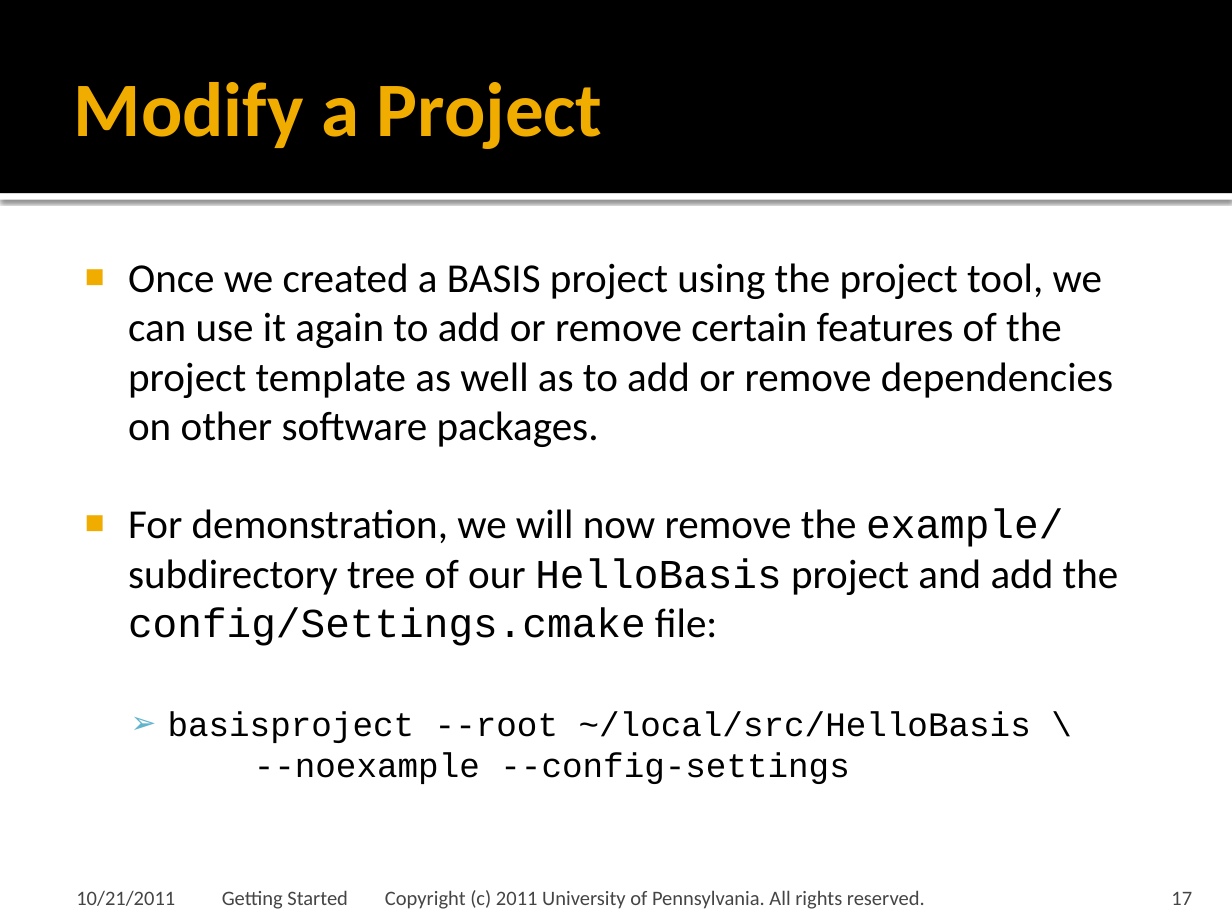
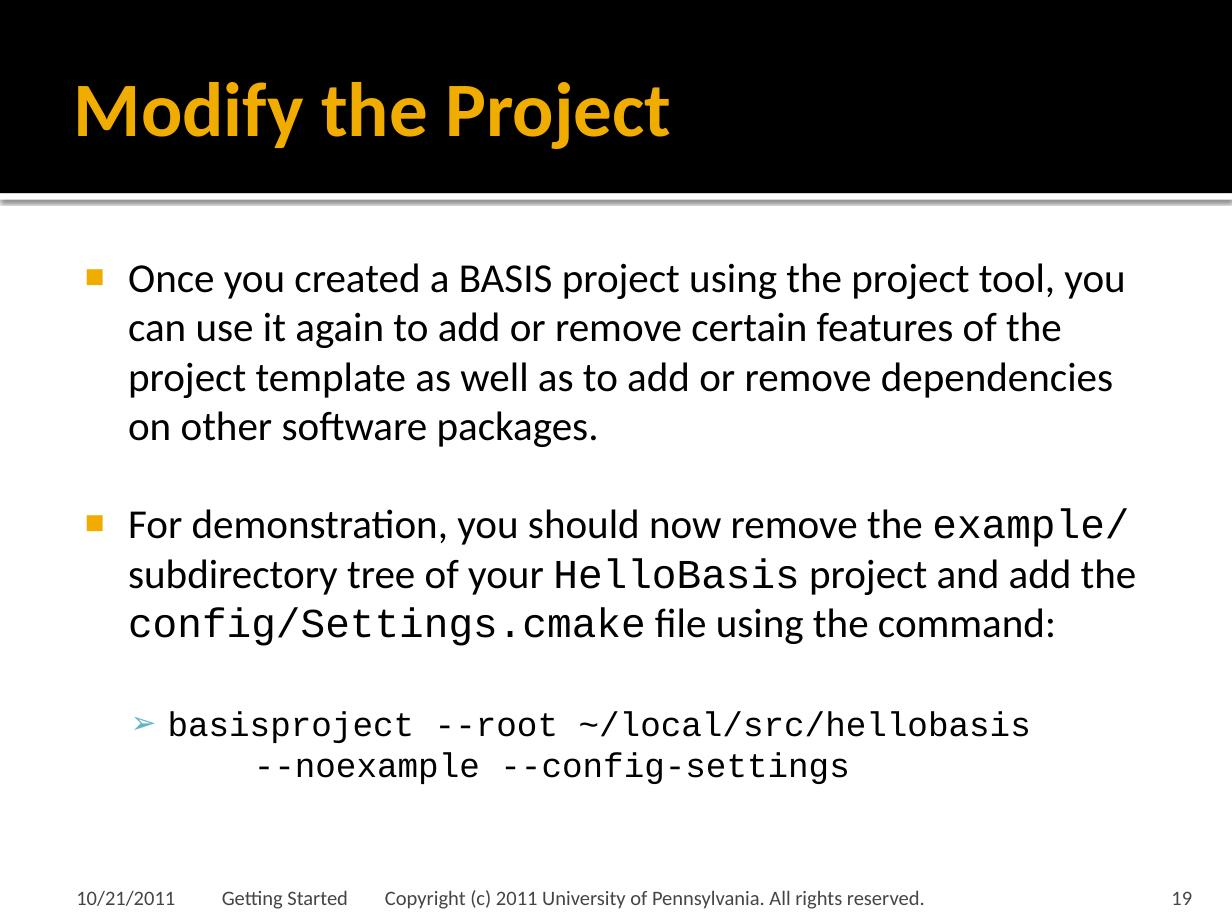
Before and after one commit to cmake-basis/legacy, a slide deck: slide 19 of doc/tutorials/02 Getting Started.pptx (slide 17 before the commit). Drawn at 1232x924 pixels with LibreOffice and Linux fonts; fonts in the diff are those of the drawing; background and template pictures are left out. Boxes give left, top, right and bottom in pixels: in the first picture for what was removed or moved away, otherwise in the second. Text is boxed around its words. In the diff, an @@ line names an element or a change of style, - is before the commit and + after.

```diff
--- a/doc/tutorials/02 Getting Started.pptx
+++ b/doc/tutorials/02 Getting Started.pptx
@@ title at (74,82,671,149): text changed @@
-Modify a Project
+Modify the Project
@@ text at (128,263,1137,784): text changed @@
-■ Once we created a BASIS project using the project tool, we can use it again to add or remove certain features of the project template as well as to add or remove dependencies on other software packages.
-■ For demonstration, we will now remove the example/ subdirectory tree of our HelloBasis project and add the config/Settings.cmake file:
-  ➢ basisproject --root ~/local/src/HelloBasis \
-    --noexample --config-settings
+■ Once you created a BASIS project using the project tool, you can use it again to add or remove certain features of the project template as well as to add or remove dependencies on other software packages.
+■ For demonstration, you should now remove the example/ subdirectory tree of your HelloBasis project and add the config/Settings.cmake file using the command:
+  ➢ basisproject --root ~/local/src/hellobasis
+    --noexample --config-settings
@@ page number at (1171,891,1192,905): text changed @@
-17
+19
```
Also in this commit, not shown: 24 other slides changed, 15 slides added.
